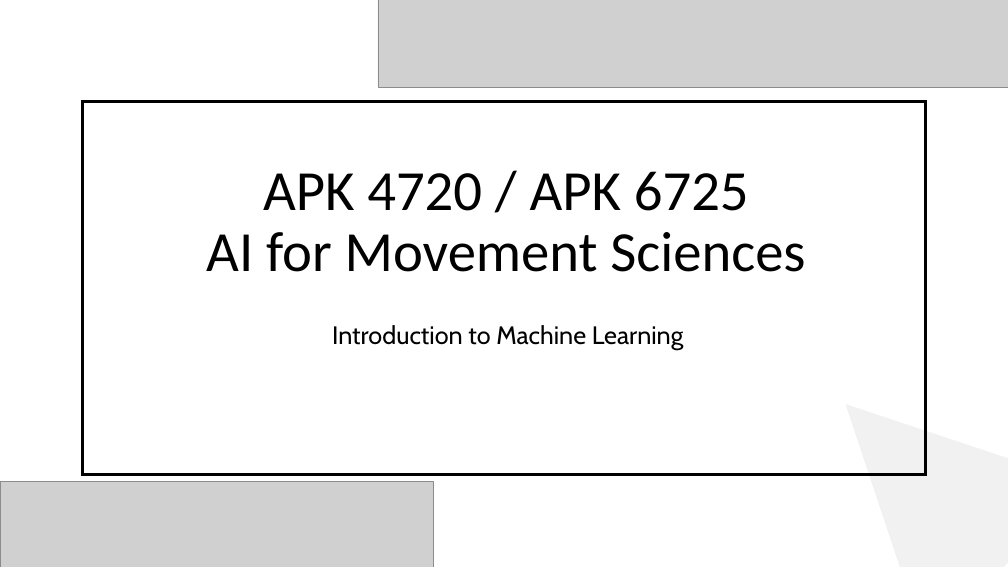
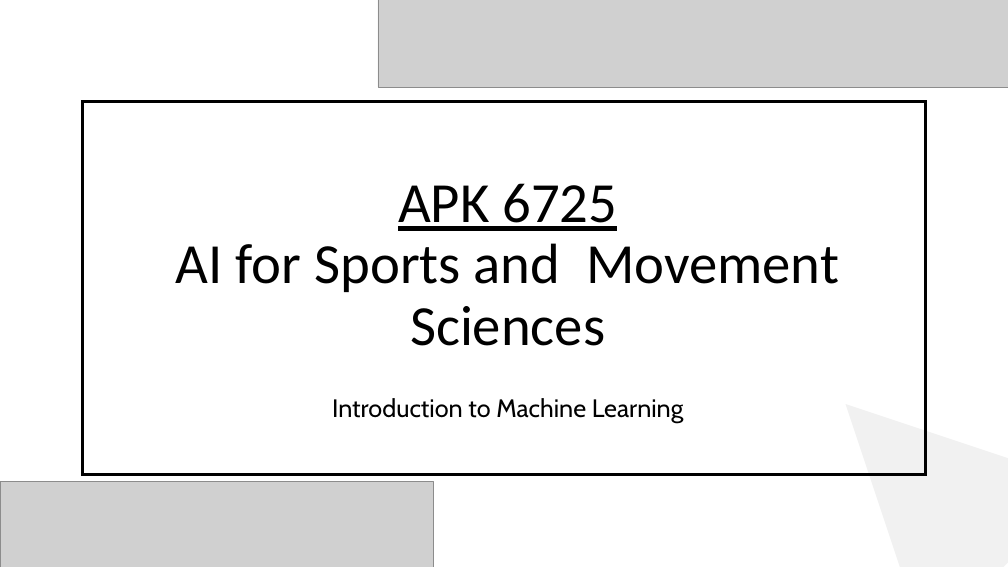
Before and after one commit to dguari1/AIforMovementScience, a slide deck: slide 1 of Introduction to Machine Learning.pptx. Drawn at 1008x567 pixels with LibreOffice and Linux fonts; fonts in the diff are those of the drawing; grey boxes stand for pictures. Boxes give left, top, right and bottom in pixels: in the first picture for what was removed or moved away, otherwise in the second. Text is boxed around its words. In the diff, an @@ line names an element or a change of style, - is before the commit and + after.

Commit message:
change to introduction

```diff
--- a/Introduction to Machine Learning.pptx
+++ b/Introduction to Machine Learning.pptx
@@ title at bbox=[176, 183, 839, 346]: text changed @@
-APK 4720 / APK 6725
-AI for Movement Sciences
+APK 6725
+AI for Sports and Movement Sciences
@@ subtitle "Introduction to Machine Learning": place and size @@
-subtitle "Introduction to Machine Learning" at bbox=[332, 325, 684, 350]
+subtitle "Introduction to Machine Learning" at bbox=[332, 398, 684, 423]
```
Also in this commit, not shown: 5 other files.
